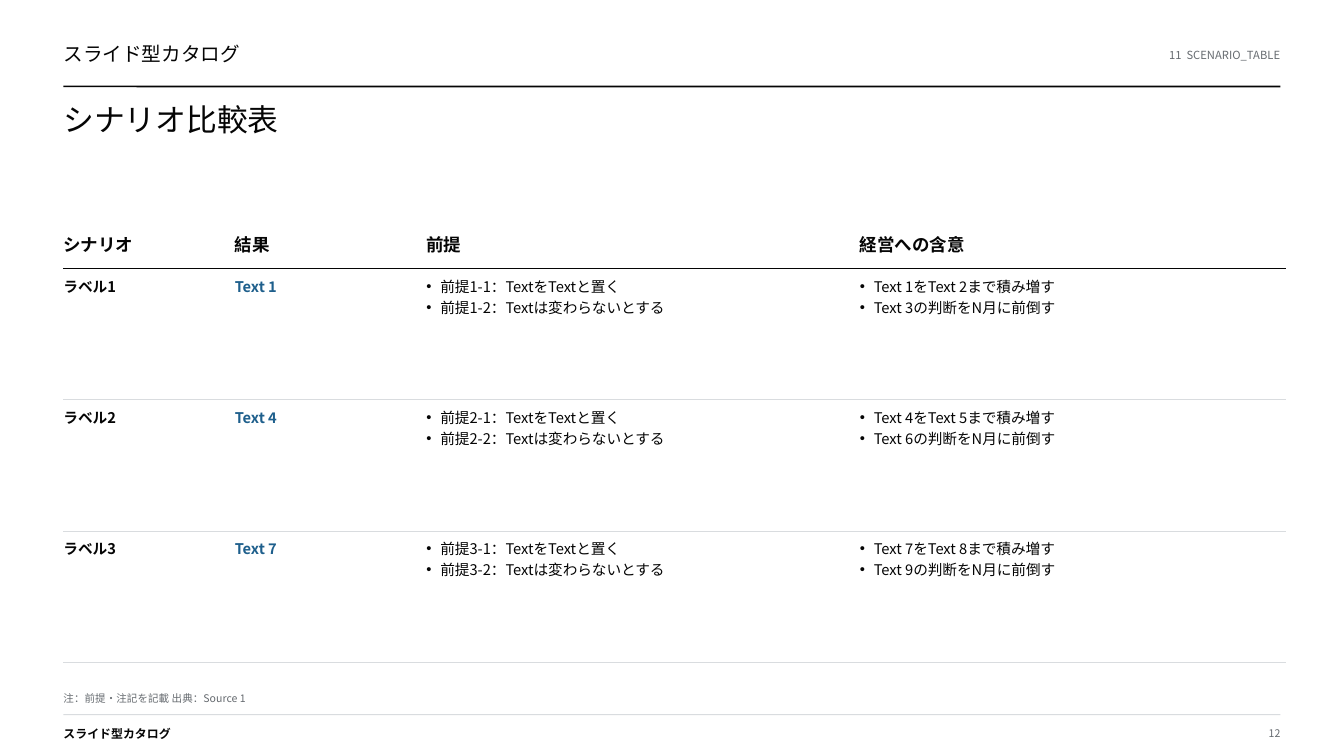
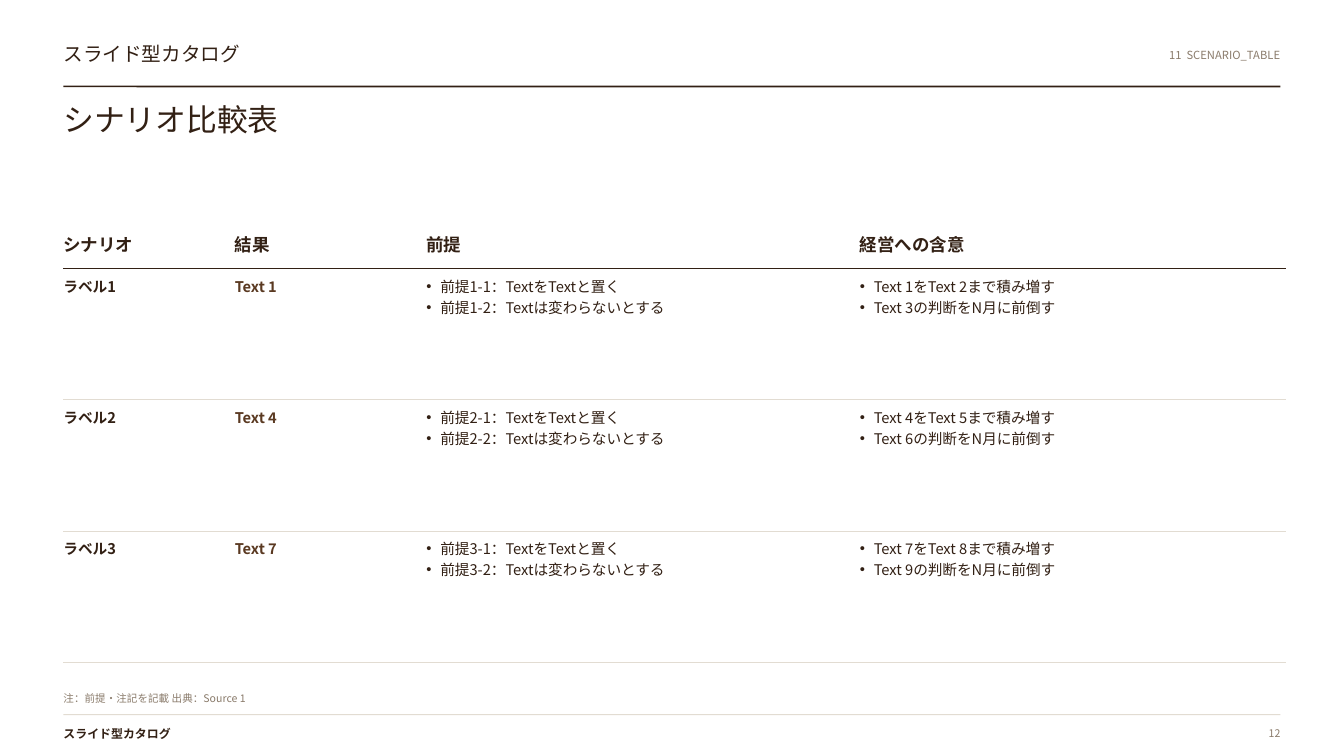
Before and after one commit to gozen3ji/consulting-pptx-skill, a slide deck: slide 12 of assets/SuperTemplate_36type.pptx. Drawn at 1344x756 pixels with LibreOffice and Linux fonts; fonts in the diff are those of the drawing. Boxes give left, top, right and bottom in pixels: in the first picture for what was removed or moved away, otherwise in the second. Text is boxed around its words. In the diff, an @@ line names an element or a change of style, - is before the commit and + after.

```diff
--- a/assets/SuperTemplate_36type.pptx
+++ b/assets/SuperTemplate_36type.pptx
@@ line (64, 87) - (1280, 87): stroke #050505 1.1 pt to #322014 1.1 pt @@
@@ table at <box>64,224,1287,581</box> @@
@@ text colour #050505 to #322014 @@
@@ text colour #1E5F8C to #5A3921 in "Text 1", "Text 4", "Text 7" @@
@@ borders changed @@
@@ text colour #050505 to #322014 in 3 elements at <box>63,44,240,63</box>, <box>63,105,278,134</box>, <box>63,728,170,739</box> @@
@@ text colour #666B70 to #8A7B6B in 3 elements at <box>1169,50,1281,61</box>, <box>63,693,246,703</box>, <box>1269,729,1281,737</box> @@
```
Also in this commit, not shown: 35 other slides changed, 11 other files.
